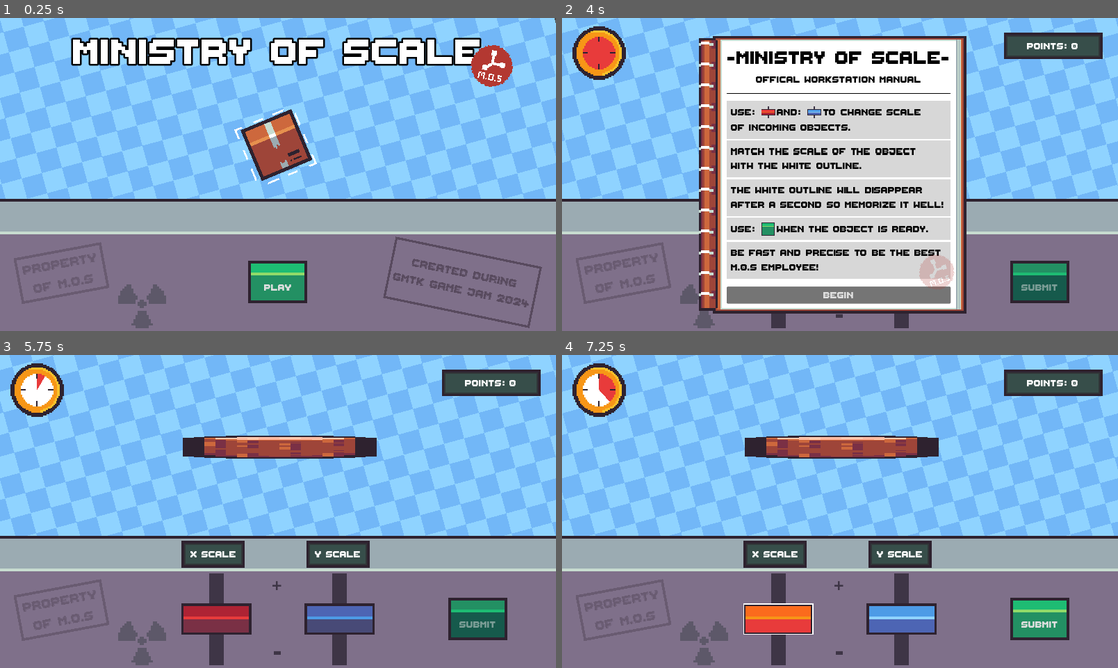
Above: before the commit, frames 1-4 (two rows, left to right).
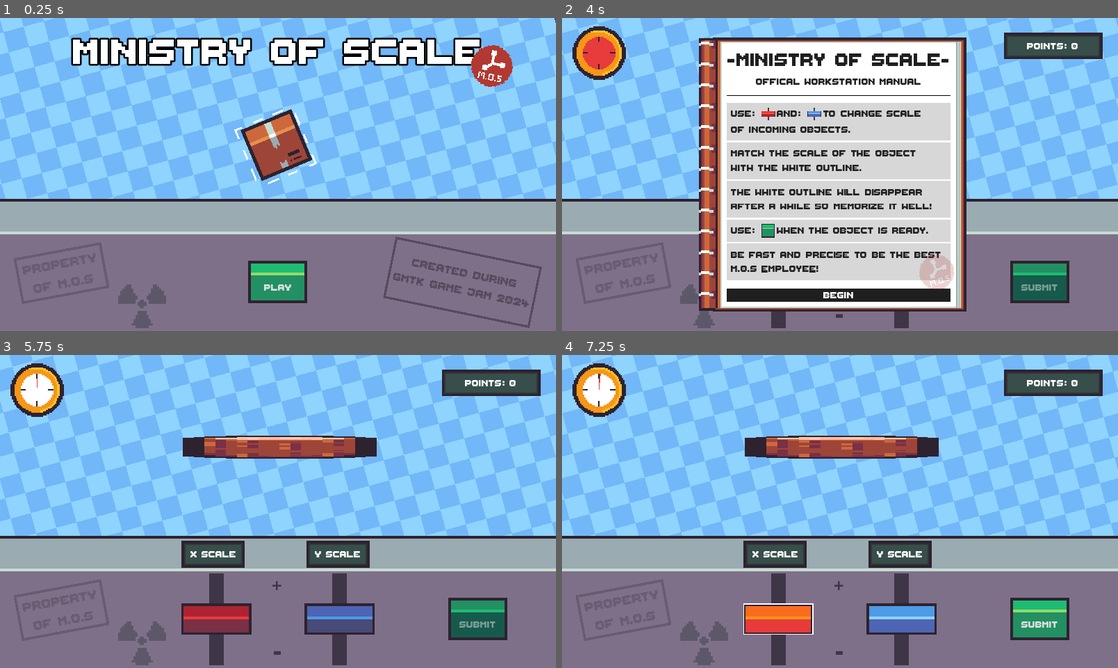
Above: after the commit, the same moments.

Repository: FixelDev/built-to-scale
Game: Godot game, scene res://scenes/menu/menu.tscn
The game is run twice, just before and just after one commit, with the same random seed, the same clock (stepped at 60 frames per second) and the same inputs. Sound files missing from this copy of the repository are replaced by a short silence.
Inputs (mouse positions are in pixels of both pictures, inside the frame that each line leads up to):
- Up to frame 1 (0.25 s): no input
- Up to frame 2 (4 s): click "PLAY" at 0.5 s; click "PLAY" at 1.25 s; click (895, 143) at 2.02 s; type "Alex" at 2.1 s; click "Accept" at 2.75 s; move the mouse to (962, 158) at 3.52 s
- Up to frame 3 (5.75 s): click "BEGIn" at 4.25 s; move the mouse to (166, 527) at 5.02 s
- Up to frame 4 (7.25 s): move the mouse to (895, 442) at 5.77 s; move the mouse to (812, 574) at 6.52 s

The runs differ from the first frame. In frame 1, less than 0.1% of the frame differs, in the area x 85-92%, y 8-22%; in frame 2, 13%, in the area x 27-73%, y 5-95%; in frame 3, less than 0.1%; in frame 4, 0.2%.
Error before the commit: Attempt to call function 'get_as_text' in base 'null instance' on a null instance. (res://globals/globals.gd:22)
Error after the commit: Attempt to call function 'get_as_text' in base 'null instance' on a null instance. (res://globals/globals.gd:23)

Commit message:
Finishing the game up

Diff:
--- a/globals/globals.gd
+++ b/globals/globals.gd
@@ -1,13 +1,14 @@
 extends Node
 
-signal stats_changed()
+signal stats_changed(points_difference: int)
 
 var max_points: int = 50
 
 var points: int = 0:
 	set(value):
+		var difference: int = value - points
 		points = value
-		stats_changed.emit()
+		stats_changed.emit(difference)
 		print(value)
 	get:
 		return points
--- a/scenes/game/game.tscn
+++ b/scenes/game/game.tscn
@@ -43,7 +43,9 @@
 [ext_resource type="PackedScene" uid="uid://b3jayt3tv6ean" path="res://entities/game_object/box/box.tscn" id="29_frn3b"]
 [ext_resource type="PackedScene" uid="uid://6etj6v6ac1un" path="res://entities/game_object/cactus/cactus.tscn" id="29_qr1q6"]
 [ext_resource type="AudioStream" uid="uid://c7hnr1sq616s6" path="res://scenes/game/sounds/shift_almost_ended.mp3" id="30_nq0u8"]
+[ext_resource type="Theme" uid="uid://b1aycj56mc86x" path="res://scenes/game/rules_book/rules_book_theme.tres" id="33_hs4h7"]
 [ext_resource type="AudioStream" uid="uid://cqqyxd6yimjo8" path="res://scenes/game/sounds/rules_book_showed.mp3" id="35_g8ufa"]
+[ext_resource type="Texture2D" uid="uid://b6kynbx718ohn" path="res://scenes/game/rules_book/begin_button_hover.png" id="37_helvs"]
 [ext_resource type="PackedScene" uid="uid://byi5k3jq2am2n" path="res://entities/game_object/banana/banana.tscn" id="37_xj8sl"]
 [ext_resource type="PackedScene" uid="uid://cv6okwoihceni" path="res://entities/game_object/cake/cake.tscn" id="38_d1ooh"]
 [ext_resource type="AudioStream" uid="uid://bgmlcstbmmr5" path="res://scenes/game/sounds/shift_ended_part_1.mp3" id="38_icrax"]
@@ -185,6 +187,18 @@
 
 [sub_resource type="StyleBoxEmpty" id="StyleBoxEmpty_gbrlx"]
 
+[sub_resource type="StyleBoxEmpty" id="StyleBoxEmpty_21qe7"]
+
+[sub_resource type="StyleBoxFlat" id="StyleBoxFlat_76ted"]
+bg_color = Color(0.121569, 0.121569, 0.121569, 1)
+
+[sub_resource type="StyleBoxTexture" id="StyleBoxTexture_grbh7"]
+texture = ExtResource("37_helvs")
+texture_margin_left = 7.0
+texture_margin_top = 7.0
+texture_margin_right = 7.0
+texture_margin_bottom = 7.0
+
 [sub_resource type="StyleBoxTexture" id="StyleBoxTexture_3ds6p"]
 texture = ExtResource("22_xu78g")
 axis_stretch_vertical = 1
@@ -307,6 +321,7 @@
 [node name="ScaleSliderX" parent="UI/Table/TableBot/HBoxContainer" instance=ExtResource("1_5axh8")]
 unique_name_in_owner = true
 layout_mode = 2
+mouse_default_cursor_shape = 2
 theme_override_icons/grabber = ExtResource("3_mx7qq")
 theme_override_icons/grabber_highlight = ExtResource("2_hwd4f")
 theme_override_icons/grabber_disabled = ExtResource("3_7ab8d")
@@ -339,6 +354,7 @@
 [node name="ScaleSliderY" parent="UI/Table/TableBot/HBoxContainer" instance=ExtResource("1_5axh8")]
 unique_name_in_owner = true
 layout_mode = 2
+mouse_default_cursor_shape = 2
 theme_override_icons/grabber = ExtResource("2_mt5gp")
 theme_override_icons/grabber_highlight = ExtResource("7_loc6v")
 theme_override_icons/grabber_disabled = ExtResource("4_7hhoa")
@@ -354,6 +370,7 @@
 offset_right = 1167.52
 offset_bottom = 159.255
 size_flags_vertical = 4
+mouse_default_cursor_shape = 2
 theme_override_fonts/font = ExtResource("18_g2n0c")
 theme_override_font_sizes/font_size = 32
 theme_override_styles/focus = SubResource("StyleBoxEmpty_njnao")
@@ -607,6 +624,7 @@
 [node name="StartButton" type="Button" parent="UI/PlayerCard/MarginContainer/VBoxContainer"]
 custom_minimum_size = Vector2(0, 41.765)
 layout_mode = 2
+mouse_default_cursor_shape = 2
 theme_override_colors/font_hover_color = Color(0.282353, 0.290196, 0.466667, 1)
 theme_override_fonts/font = ExtResource("18_g2n0c")
 theme_override_font_sizes/font_size = 32
@@ -684,6 +702,7 @@
 offset_bottom = 20.0
 grow_horizontal = 2
 grow_vertical = 2
+theme = ExtResource("33_hs4h7")
 script = ExtResource("21_l8vi2")
 
 [node name="Panel2" type="Panel" parent="UI/RulesBook"]
@@ -721,7 +740,6 @@
 
 [node name="Label" type="Label" parent="UI/RulesBook/PanelContainer/MarginContainer/VBoxContainer"]
 layout_mode = 2
-theme_override_colors/font_color = Color(0, 0, 0, 1)
 theme_override_font_sizes/font_size = 64
 text = "-ministry of scale-"
 horizontal_alignment = 1
@@ -729,7 +747,6 @@
 
 [node name="Label2" type="Label" parent="UI/RulesBook/PanelContainer/MarginContainer/VBoxContainer"]
 layout_mode = 2
-theme_override_colors/font_color = Color(0, 0, 0, 1)
 theme_override_font_sizes/font_size = 32
 text = "Offical workstation manual"
 horizontal_alignment = 1
@@ -759,7 +776,6 @@
 
 [node name="Label" type="Label" parent="UI/RulesBook/PanelContainer/MarginContainer/VBoxContainer/Panel/MarginContainer/VBoxContainer/HBoxContainer"]
 layout_mode = 2
-theme_override_colors/font_color = Color(0, 0, 0, 1)
 theme_override_font_sizes/font_size = 32
 text = "Use: "
 vertical_alignment = 1
@@ -770,7 +786,6 @@
 
 [node name="Label2" type="Label" parent="UI/RulesBook/PanelContainer/MarginContainer/VBoxContainer/Panel/MarginContainer/VBoxContainer/HBoxContainer"]
 layout_mode = 2
-theme_override_colors/font_color = Color(0, 0, 0, 1)
 theme_override_font_sizes/font_size = 32
 text = "and: "
 vertical_alignment = 1
@@ -781,14 +796,12 @@
 
 [node name="Label3" type="Label" parent="UI/RulesBook/PanelContainer/MarginContainer/VBoxContainer/Panel/MarginContainer/VBoxContainer/HBoxContainer"]
 layout_mode = 2
-theme_override_colors/font_color = Color(0, 0, 0, 1)
 theme_override_font_sizes/font_size = 32
 text = "to change scale"
 vertical_alignment = 1
 
 [node name="Label4" type="Label" parent="UI/RulesBook/PanelContainer/MarginContainer/VBoxContainer/Panel/MarginContainer/VBoxContainer"]
 layout_mode = 2
-theme_override_colors/font_color = Color(0, 0, 0, 1)
 theme_override_font_sizes/font_size = 32
 text = "of incoming objects."
 vertical_alignment = 1
@@ -806,7 +819,6 @@
 
 [node name="Label4" type="Label" parent="UI/RulesBook/PanelContainer/MarginContainer/VBoxContainer/Panel2/MarginContainer"]
 layout_mode = 2
-theme_override_colors/font_color = Color(0, 0, 0, 1)
 theme_override_font_sizes/font_size = 32
 text = "match the scale of the object
 with the white outline."
@@ -825,10 +837,9 @@
 
 [node name="Label4" type="Label" parent="UI/RulesBook/PanelContainer/MarginContainer/VBoxContainer/Panel4/MarginContainer"]
 layout_mode = 2
-theme_override_colors/font_color = Color(0, 0, 0, 1)
 theme_override_font_sizes/font_size = 32
 text = "the White Outline will disappear
-after a second so memorize it well!"
+after a while so memorize it well!"
 vertical_alignment = 1
 
 [node name="Panel3" type="PanelContainer" parent="UI/RulesBook/PanelContainer/MarginContainer/VBoxContainer"]
@@ -850,7 +861,6 @@
 
 [node name="Label" type="Label" parent="UI/RulesBook/PanelContainer/MarginContainer/VBoxContainer/Panel3/MarginContainer/VBoxContainer/HBoxContainer"]
 layout_mode = 2
-theme_override_colors/font_color = Color(0, 0, 0, 1)
 theme_override_font_sizes/font_size = 32
 text = "Use: "
 vertical_alignment = 1
@@ -862,7 +872,6 @@
 
 [node name="Label2" type="Label" parent="UI/RulesBook/PanelContainer/MarginContainer/VBoxContainer/Panel3/MarginContainer/VBoxContainer/HBoxContainer"]
 layout_mode = 2
-theme_override_colors/font_color = Color(0, 0, 0, 1)
 theme_override_font_sizes/font_size = 32
 text = "when the object is ready."
 vertical_alignment = 1
@@ -880,7 +889,6 @@
 
 [node name="Label4" type="Label" parent="UI/RulesBook/PanelContainer/MarginContainer/VBoxContainer/Panel5/MarginContainer"]
 layout_mode = 2
-theme_override_colors/font_color = Color(0, 0, 0, 1)
 theme_override_font_sizes/font_size = 32
 text = "be fast and precise to be the best
 M.0.s employee!"
@@ -893,8 +901,18 @@
 
 [node name="BeginButton" type="Button" parent="UI/RulesBook/PanelContainer/MarginContainer/VBoxContainer"]
 layout_mode = 2
+mouse_default_cursor_shape = 2
+theme_override_colors/font_hover_pressed_color = Color(1, 1, 1, 1)
+theme_override_colors/font_hover_color = Color(0.121569, 0.121569, 0.121569, 1)
+theme_override_colors/font_pressed_color = Color(1, 1, 1, 1)
+theme_override_colors/font_color = Color(1, 1, 1, 1)
 theme_override_fonts/font = ExtResource("18_g2n0c")
 theme_override_font_sizes/font_size = 32
+theme_override_styles/focus = SubResource("StyleBoxEmpty_21qe7")
+theme_override_styles/hover_pressed = SubResource("StyleBoxFlat_76ted")
+theme_override_styles/hover = SubResource("StyleBoxTexture_grbh7")
+theme_override_styles/pressed = SubResource("StyleBoxFlat_76ted")
+theme_override_styles/normal = SubResource("StyleBoxFlat_76ted")
 text = "BEGIn"
 
 [node name="Panel" type="Panel" parent="UI/RulesBook"]
@@ -967,6 +985,7 @@
 [node name="PointsManager" type="Node2D" parent="."]
 script = ExtResource("6_20o6s")
 perfect_color = Color(1, 0.709804, 0.329412, 1)
+good_color = Color(0.707453, 0.526589, 0.801303, 1)
 mid_color = Color(0.117647, 0.737255, 0.45098, 1)
 bad_color = Color(0.909804, 0.231373, 0.231373, 1)
 
@@ -986,7 +1005,7 @@
 
 [node name="GameTimer" type="Timer" parent="Timers"]
 unique_name_in_owner = true
-wait_time = 5.0
+wait_time = 120.0
 one_shot = true
 
 [connection signal="pressed" from="UI/Table/TableBot/SubmitButton" to="UI/Table/TableBot/SubmitButton" method="_on_pressed"]
--- a/scenes/game/game_object_manager/game_object_manager.gd
+++ b/scenes/game/game_object_manager/game_object_manager.gd
@@ -6,7 +6,9 @@
 @onready var game_object_destroy_particles = %GameObjectDestroyParticles
 @onready var game_object_spawned_audio = %GameObjectSpawnedAudio
 @onready var game_object_powering_up_audio = %GameObjectPoweringUpAudio
+@onready var game_timer = %GameTimer
 
+var available_game_object_scene: Array[PackedScene] = []
 var current_game_object: GameObject
 var scale_to_match: float
 var can_spawn_game_object: bool = true
@@ -15,11 +17,20 @@
 signal game_object_destroyed()
 
 
+func _ready() -> void:
+	available_game_object_scene = game_object_scenes.duplicate()
+
+
 func spawn_game_object() -> void:
 	if not can_spawn_game_object:
 		return
 
-	var game_object_scene: PackedScene = game_object_scenes.pick_random()
+	var game_object_scene: PackedScene = available_game_object_scene.pick_random()
+	available_game_object_scene.erase(game_object_scene)
+
+	if available_game_object_scene.size() <= 0:
+		available_game_object_scene = game_object_scenes.duplicate()
+
 	current_game_object = game_object_scene.instantiate()
 	add_child(current_game_object)
 
@@ -44,9 +55,22 @@
 	game_object_outline.texture = current_game_object.texture
 	game_object_outline.scale = Vector2(scale_to_match, scale_to_match)
 
-	await get_tree().create_timer(1).timeout
+	await get_tree().create_timer(get_outline_show_time()).timeout
 	game_object_outline.modulate.a = 0
 	game_object_spawned.emit()
+
+
+func get_outline_show_time() -> float:
+	var time: float
+
+	if game_timer.time_left > 90 and game_timer.time_left <= 120:
+		time = 1
+	elif game_timer.time_left > 45 and game_timer.time_left <= 90:
+		time = 0.8
+	else:
+		time = 0.5
+
+	return time
 
 
 func _on_submit_button_pressed():
--- a/scenes/game/points_manager/points_manager.gd
+++ b/scenes/game/points_manager/points_manager.gd
@@ -1,6 +1,7 @@
 class_name PointsManager extends Node2D
 
 @export var perfect_color: Color
+@export var good_color: Color
 @export var mid_color: Color
 @export var bad_color: Color
 
@@ -18,6 +19,8 @@
 	accuracy_label.pivot_offset = Vector2(accuracy_label.size.x / 2, accuracy_label.size.y / 2)
 	accuracy_label_start_scale = Vector2(1, 1)
 	accuracy_label.scale = Vector2.ZERO
+	points_label.pivot_offset.x = points_label.size.x / 2
+	points_label.pivot_offset.y = points_label.size.y / 2
 
 
 func _on_player_console_manager_accuracy_calculated(accuracy):
@@ -33,7 +36,7 @@
 	elif accuracy >= 0.7 and accuracy < 0.97:
 		points_to_add = Globals.max_points * accuracy
 		text_to_show = ["Great", "Good", "Well done"].pick_random()
-		text_color = mid_color
+		text_color = good_color
 		mid_accuracy_audio.play()
 	elif accuracy >= 0.4 and accuracy < 0.7:
 		points_to_add = Globals.max_points * (accuracy / 2)
@@ -49,8 +52,13 @@
 	show_accuracy_text(text_to_show, text_color)
 
 
-func _on_stats_changed() -> void:
+func _on_stats_changed(points_difference: int) -> void:
 	points_label.text = "Points: " + str(Globals.points)
+
+	if points_difference != 0:
+		var tween: Tween = get_tree().create_tween()
+		tween.tween_property(points_label, "scale", Vector2(1.3, 1.3), 0.5).set_trans(Tween.TRANS_CUBIC)
+		tween.tween_property(points_label, "scale", Vector2(1, 1), 0.5).set_trans(Tween.TRANS_CUBIC)
 
 
 func show_accuracy_text(text_to_show: String, text_color: Color) -> void:
--- /dev/null
+++ b/scenes/game/rules_book/rules_book_theme.tres
@@ -0,0 +1,4 @@
+[gd_resource type="Theme" format=3 uid="uid://b1aycj56mc86x"]
+
+[resource]
+Label/colors/font_color = Color(0.121569, 0.121569, 0.121569, 1)
--- a/scenes/game_over/game_over.gd
+++ b/scenes/game_over/game_over.gd
@@ -1,6 +1,7 @@
 extends Node2D
 
 @onready var player_score_label = %PlayerScoreLabel
+@onready var button_pressed_audio = %ButtonPressedAudio
 
 
 func _ready() -> void:
@@ -8,8 +9,10 @@
 
 
 func _on_try_again_button_pressed():
+	button_pressed_audio.play()
 	SceneManager.load_scene(SceneManager.game_scene)
 
 
 func _on_menu_button_pressed():
+	button_pressed_audio.play()
 	SceneManager.load_scene(SceneManager.menu_scene)
--- a/scenes/game_over/game_over.tscn
+++ b/scenes/game_over/game_over.tscn
@@ -8,7 +8,9 @@
 [ext_resource type="Texture2D" uid="uid://byt15jorpjfh4" path="res://scenes/game_over/leaderboard/leaderboard_panel.png" id="3_8b2cb"]
 [ext_resource type="FontFile" uid="uid://bomgmu63wr4da" path="res://fonts/ThaleahFat.ttf" id="6_cutsj"]
 [ext_resource type="AudioStream" uid="uid://cbrq5n6cv8nol" path="res://scenes/game_over/sounds/loading_results.mp3" id="7_djy2y"]
+[ext_resource type="Theme" uid="uid://rbdv0xbmhqah" path="res://scenes/game_over/game_over_theme.tres" id="8_t7j4b"]
 [ext_resource type="Script" path="res://utilities/rotation_tween.gd" id="9_gwb57"]
+[ext_resource type="AudioStream" uid="uid://ddc21de16w32g" path="res://scenes/game/sounds/game_button_pressed.mp3" id="11_olv58"]
 
 [sub_resource type="StyleBoxTexture" id="StyleBoxTexture_vcgty"]
 texture = ExtResource("2_218k6")
@@ -111,16 +113,18 @@
 anchor_top = 1.0
 anchor_right = 1.0
 anchor_bottom = 1.0
-offset_top = -97.0
-offset_bottom = -56.0
+offset_top = -133.0
+offset_bottom = -92.0
 grow_horizontal = 2
 grow_vertical = 0
+theme = ExtResource("8_t7j4b")
 theme_override_constants/separation = 150
 alignment = 1
 
 [node name="TryAgainButton" type="Button" parent="UI/HBoxContainer"]
 custom_minimum_size = Vector2(146.415, 0)
 layout_mode = 2
+mouse_default_cursor_shape = 2
 theme_override_fonts/font = ExtResource("6_cutsj")
 theme_override_font_sizes/font_size = 32
 text = "Try Again"
@@ -128,6 +132,7 @@
 [node name="MenuButton" type="Button" parent="UI/HBoxContainer"]
 custom_minimum_size = Vector2(146.415, 0)
 layout_mode = 2
+mouse_default_cursor_shape = 2
 theme_override_fonts/font = ExtResource("6_cutsj")
 theme_override_font_sizes/font_size = 32
 text = "Menu"
@@ -167,6 +172,29 @@
 vertical_alignment = 1
 script = ExtResource("9_gwb57")
 
+[node name="ThanksLabel" type="Label" parent="UI"]
+anchors_preset = 7
+anchor_left = 0.5
+anchor_top = 1.0
+anchor_right = 0.5
+anchor_bottom = 1.0
+offset_left = -250.0
+offset_top = -71.0
+offset_right = 250.0
+offset_bottom = -11.0
+grow_horizontal = 2
+grow_vertical = 0
+pivot_offset = Vector2(250, 30)
+theme_override_constants/outline_size = 15
+theme_override_font_sizes/font_size = 64
+text = "Thank you for playing!"
+horizontal_alignment = 1
+vertical_alignment = 1
+
+[node name="ButtonPressedAudio" type="AudioStreamPlayer2D" parent="."]
+unique_name_in_owner = true
+stream = ExtResource("11_olv58")
+
 [connection signal="pressed" from="UI/HBoxContainer/TryAgainButton" to="." method="_on_try_again_button_pressed"]
 [connection signal="pressed" from="UI/HBoxContainer/MenuButton" to="." method="_on_menu_button_pressed"]
 
--- /dev/null
+++ b/scenes/game_over/game_over_theme.tres
@@ -0,0 +1,25 @@
+[gd_resource type="Theme" load_steps=5 format=3 uid="uid://rbdv0xbmhqah"]
+
+[ext_resource type="Texture2D" uid="uid://ck0iveiq817v0" path="res://scenes/game_over/button_hover.png" id="1_whdkd"]
+
+[sub_resource type="StyleBoxEmpty" id="StyleBoxEmpty_yw1bt"]
+
+[sub_resource type="StyleBoxTexture" id="StyleBoxTexture_oul3y"]
+texture = ExtResource("1_whdkd")
+texture_margin_left = 7.0
+texture_margin_top = 7.0
+texture_margin_right = 7.0
+texture_margin_bottom = 7.0
+
+[sub_resource type="StyleBoxFlat" id="StyleBoxFlat_0e6qe"]
+bg_color = Color(0.619608, 0.270588, 0.223529, 1)
+
+[resource]
+Button/colors/font_color = Color(1, 1, 1, 1)
+Button/colors/font_hover_color = Color(0.619608, 0.270588, 0.223529, 1)
+Button/colors/font_pressed_color = Color(1, 1, 1, 1)
+Button/styles/focus = SubResource("StyleBoxEmpty_yw1bt")
+Button/styles/hover = SubResource("StyleBoxTexture_oul3y")
+Button/styles/hover_pressed = SubResource("StyleBoxFlat_0e6qe")
+Button/styles/normal = SubResource("StyleBoxFlat_0e6qe")
+Button/styles/pressed = SubResource("StyleBoxFlat_0e6qe")
--- a/scenes/menu/menu.tscn
+++ b/scenes/menu/menu.tscn
@@ -1,8 +1,9 @@
-[gd_scene load_steps=27 format=3 uid="uid://drhoklgec3yb2"]
+[gd_scene load_steps=28 format=3 uid="uid://drhoklgec3yb2"]
 
 [ext_resource type="Script" path="res://scenes/menu/menu.gd" id="1_oijke"]
 [ext_resource type="PackedScene" uid="uid://btiifqf5dtmh4" path="res://utilities/scrolling_bg.tscn" id="2_my6nc"]
 [ext_resource type="FontFile" uid="uid://bomgmu63wr4da" path="res://fonts/ThaleahFat.ttf" id="3_wbbpm"]
+[ext_resource type="Script" path="res://utilities/rotation_tween.gd" id="3_yhsn0"]
 [ext_resource type="Texture2D" uid="uid://bx1yyaksox8pf" path="res://entities/game_object/box/box.png" id="4_qxd2d"]
 [ext_resource type="Shader" path="res://entities/game_object/outline.gdshader" id="5_bqm7a"]
 [ext_resource type="Script" path="res://scenes/menu/scaling_game_object_menu.gd" id="5_esr6j"]
@@ -81,6 +82,42 @@
 
 [node name="UI" type="CanvasLayer" parent="."]
 
+[node name="Label" type="Label" parent="UI"]
+offset_left = 168.0
+offset_top = 19.0
+offset_right = 1112.0
+offset_bottom = 137.0
+pivot_offset = Vector2(472, 59)
+theme_override_constants/outline_size = 16
+theme_override_constants/shadow_outline_size = 0
+theme_override_font_sizes/font_size = 128
+text = "Ministry of scale"
+script = ExtResource("3_yhsn0")
+rotation_offset = 0.05
+rotation_time = 2.0
+
+[node name="ColorRect" type="ColorRect" parent="UI/Label"]
+offset_left = 965.26
+offset_top = 48.0
+offset_right = 999.26
+offset_bottom = 127.0
+rotation = 0.491996
+
+[node name="ColorRect2" type="ColorRect" parent="UI/Label"]
+offset_left = 980.26
+offset_top = 70.0
+offset_right = 1011.26
+offset_bottom = 126.0
+rotation = 0.491996
+
+[node name="TextureRect3" type="TextureRect" parent="UI/Label"]
+offset_left = 926.26
+offset_top = 35.0
+offset_right = 1022.26
+offset_bottom = 131.0
+rotation = 0.191419
+texture = ExtResource("14_ml6ff")
+
 [node name="VBoxContainer" type="VBoxContainer" parent="UI"]
 anchors_preset = 13
 anchor_left = 0.5
@@ -92,13 +129,6 @@
 grow_horizontal = 2
 grow_vertical = 2
 size_flags_vertical = 0
-
-[node name="Label" type="Label" parent="UI/VBoxContainer"]
-layout_mode = 2
-theme_override_constants/outline_size = 16
-theme_override_constants/shadow_outline_size = 0
-theme_override_font_sizes/font_size = 128
-text = "Ministry of scale"
 
 [node name="HSeparator" type="HSeparator" parent="UI/VBoxContainer"]
 visible = false
@@ -150,6 +180,7 @@
 custom_minimum_size = Vector2(135.52, 96.255)
 layout_mode = 2
 size_flags_vertical = 4
+mouse_default_cursor_shape = 2
 theme_override_fonts/font = ExtResource("3_wbbpm")
 theme_override_font_sizes/font_size = 32
 theme_override_styles/focus = SubResource("StyleBoxEmpty_04ixs")
@@ -281,27 +312,11 @@
 pivot_offset = Vector2(73, 73)
 texture = ExtResource("4_qxd2d")
 
-[node name="ColorRect" type="ColorRect" parent="UI"]
-offset_left = 1133.26
-offset_top = 67.0
-offset_right = 1167.26
-offset_bottom = 146.0
-rotation = 0.491996
-
-[node name="ColorRect2" type="ColorRect" parent="UI"]
-offset_left = 1148.26
-offset_top = 89.0
-offset_right = 1179.26
-offset_bottom = 145.0
-rotation = 0.491996
-
-[node name="TextureRect3" type="TextureRect" parent="UI"]
-offset_left = 1094.26
-offset_top = 54.0
-offset_right = 1190.26
-offset_bottom = 150.0
-rotation = 0.191419
-texture = ExtResource("14_ml6ff")
+[node name="Stamp" type="Control" parent="UI"]
+layout_mode = 3
+anchors_preset = 0
+offset_right = 40.0
+offset_bottom = 40.0
 
 [connection signal="pressed" from="UI/VBoxContainer/StartButton" to="." method="_on_start_button_pressed"]
 [connection signal="pressed" from="UI/Table/TableBot/HBoxContainer/SubmitButton" to="." method="_on_submit_button_pressed"]
--- a/utilities/rotation_tween.gd
+++ b/utilities/rotation_tween.gd
@@ -1,8 +1,9 @@
 extends Label
 
+@export var rotation_offset: float = 0.1
+@export var rotation_time: float = 1
 
 var start_rotation: float
-var rotation_offset: float = 0.1
 var is_tween_in_progress: bool = false
 
 
@@ -17,8 +18,8 @@
 	is_tween_in_progress = true
 
 	var tween: Tween = get_tree().create_tween()
-	tween.tween_property(self, "rotation", start_rotation + rotation_offset, 1).set_trans(Tween.TRANS_CUBIC)
-	tween.tween_property(self, "rotation", start_rotation - rotation_offset, 1).set_trans(Tween.TRANS_CUBIC)
+	tween.tween_property(self, "rotation", start_rotation + rotation_offset, rotation_time).set_trans(Tween.TRANS_CUBIC)
+	tween.tween_property(self, "rotation", start_rotation - rotation_offset, rotation_time).set_trans(Tween.TRANS_CUBIC)
 
 	await tween.finished
 	is_tween_in_progress = false
Not shown: 1 places in scenes/game/game.tscn that only renumber resources
Binary file added: scenes/game/rules_book/begin_button_hover.aseprite
Binary file added: scenes/game/rules_book/begin_button_hover.png
Not shown, added: scenes/game/rules_book/begin_button_hover.png.import
Not shown, added: scenes/game/sounds/game_button_pressed.mp3.import
Binary file added: scenes/game_over/button.aseprite
Binary file added: scenes/game_over/button.png
Not shown, added: scenes/game_over/button.png.import
Binary file added: scenes/game_over/button_hover.aseprite
Binary file added: scenes/game_over/button_hover.png
Not shown, added: scenes/game_over/button_hover.png.import
Not shown: 1 places in scenes/game_over/game_over.tscn that only renumber resources
(and 1 more such lines)
